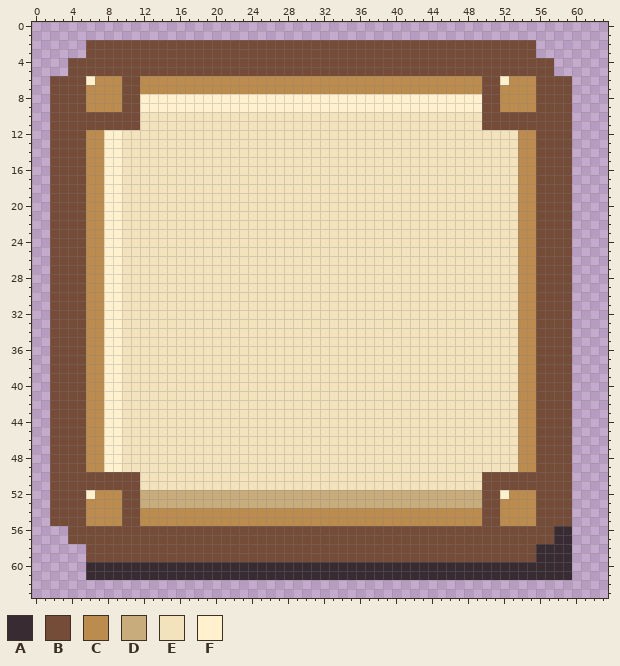
Two states of a pixel-art file, art/runtime/button.aseprite. Above: the version before the commit.
64x64 pixels, 1 frame. Colours within 5 levels of each other are drawn and written as one.
Palette (. is transparent): A #382c32  B #754c38  C #bb8c4e  D #c8ac7b  E #f2e3bc  F #fff1ce
The result:
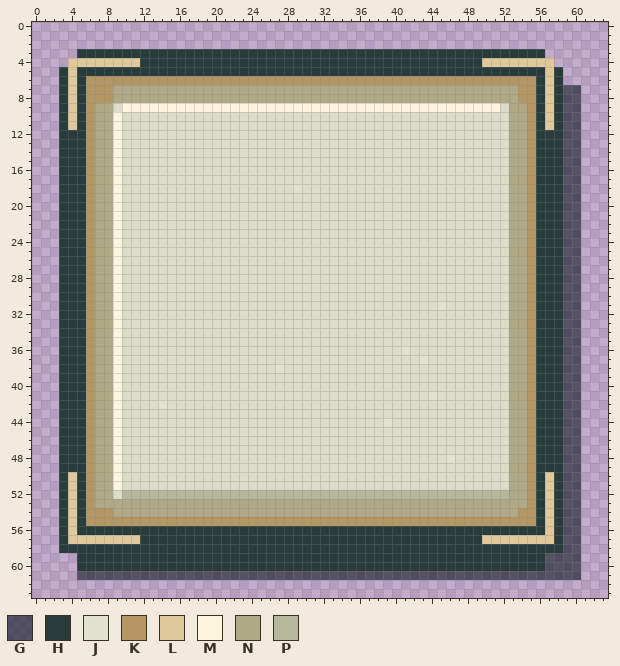
Colours new in this view: G #0d1a209b  H #283c3b  J #e2e1cf  K #b39664  L #dfc99a  M #fff5df  N #afa988  P #b7b79e
Change:
layer "Cut lacquer and cast shadow" added
layer "Brass inlay and inner bevel" added
layer "Paper fibres and lacquer pores" added
layer "Corner brasswork" added
layer "Lacquer silhouette" removed
layer "Paper and inset rim" removed
layer "Corner joinery" removed
colour E: #f2e3bc -> #dddcc8
y 2: x 6..55 BBBBBBBBBBBBBBBBBBBBBBBBBBBBBBBBBBBBBBBBBBBBBBBBBB -> ..................................................
y 3: x 5..56 .BBBBBBBBBBBBBBBBBBBBBBBBBBBBBBBBBBBBBBBBBBBBBBBBBB. -> HHHHHHHHHHHHHHHHHHHHHHHHHHHHHHHHHHHHHHHHHHHHHHHHHHHH
y 4: x 4..57 BBBBBBBBBBBBBBBBBBBBBBBBBBBBBBBBBBBBBBBBBBBBBBBBBBBBBB -> LLLLLLLLHHHHHHHHHHHHHHHHHHHHHHHHHHHHHHHHHHHHHHLLLLLLLL
y 5: x 3..58 .BBBBBBBBBBBBBBBBBBBBBBBBBBBBBBBBBBBBBBBBBBBBBBBBBBBBBB. -> HLHHHHHHHHHHHHHHHHHHHHHHHHHHHHHHHHHHHHHHHHHHHHHHHHHHHHLH
y 6: x 2..59 BBBBFCCCBBCCCCCCCCCCCCCCCCCCCCCCCCCCCCCCCCCCCCCCBBFCCCBBBB -> .HLHKKKKKKKKKKKKKKKKKKKKKKKKKKKKKKKKKKKKKKKKKKKKKKKKKKHLH.
y 7: x 2..60 BBBBCCCCBBCCCCCCCCCCCCCCCCCCCCCCCCCCCCCCCCCCCCCCBBCCCCBBBB. -> .HLHKKKNNNNNNNNNNNNNNNNNNNNNNNNNNNNNNNNNNNNNNNNNNNNNKKHLHGG
y 8: x 2..60 BBBBCCCCBBFFFFFFFFFFFFFFFFFFFFFFFFFFFFFFFFFFFFFFBBCCCCBBBB. -> .HLHKKKNNNNNNNNNNNNNNNNNNNNNNNNNNNNNNNNNNNNNNNNNNNNNKKHLHGG
y 9: x 2..60 BBBBCCCCBBFFFFFFFFFFFFFFFFFFFFFFFFFFFFFFFFFFFFFFBBCCCCBBBB. -> .HLHKNNEMMMMMMMMMMMMMMMMMMMMMMMMMMMMMMMMMMMMMMMMMMENNKHLHGG
y 10..11: x 2..11 BBBBBBBBBB -> .HLHKNNMEE; x 50..60 BBBBBBBBBB. -> EEENNKHLHGG
y 12..17: x 2..9 BBBBCCFF -> .HHHKNNM; x 53..60 ECCBBBB. -> NNKHHHGG
y 18: x 2..9 BBBBCCFF -> .HHHKNNM; x 29 E -> J; x 53..60 ECCBBBB. -> NNKHHHGG
y 19..30: x 2..9 BBBBCCFF -> .HHHKNNM; x 53..60 ECCBBBB. -> NNKHHHGG
y 31: x 2..9 BBBBCCFF -> .HHHKNNM; x 45 E -> J; x 53..60 ECCBBBB. -> NNKHHHGG
y 32..35: x 2..9 BBBBCCFF -> .HHHKNNM; x 53..60 ECCBBBB. -> NNKHHHGG
y 36: x 2..9 BBBBCCFF -> .HHHKNNM; x 41 E -> J; x 53..60 ECCBBBB. -> NNKHHHGG
y 37: x 2..9 BBBBCCFF -> .HHHKNNM; x 43 E -> J; x 53..60 ECCBBBB. -> NNKHHHGG
y 38: x 2..9 BBBBCCFF -> .HHHKNNM; x 27 E -> J; x 53..60 ECCBBBB. -> NNKHHHGG
y 39..40: x 2..9 BBBBCCFF -> .HHHKNNM; x 53..60 ECCBBBB. -> NNKHHHGG
y 41: x 2..9 BBBBCCFF -> .HHHKNNM; x 44 E -> J; x 53..60 ECCBBBB. -> NNKHHHGG
y 42: x 2..9 BBBBCCFF -> .HHHKNNM; x 14 E -> J; x 53..60 ECCBBBB. -> NNKHHHGG
y 43: x 2..9 BBBBCCFF -> .HHHKNNM; x 53..60 ECCBBBB. -> NNKHHHGG
y 44: x 2..9 BBBBCCFF -> .HHHKNNM; x 39 E -> J; x 53..60 ECCBBBB. -> NNKHHHGG
y 45..47: x 2..9 BBBBCCFF -> .HHHKNNM; x 53..60 ECCBBBB. -> NNKHHHGG
y 48: x 2..9 BBBBCCFF -> .HHHKNNM; x 46 E -> J; x 53..60 ECCBBBB. -> NNKHHHGG
y 49: x 2..9 BBBBCCFF -> .HHHKNNM; x 53..60 ECCBBBB. -> NNKHHHGG
y 50..51: x 2..11 BBBBBBBBBB -> .HLHKNNMEE; x 50..60 BBBBBBBBBB. -> EEENNKHLHGG
y 52: x 2..60 BBBBFCCCBBDDDDDDDDDDDDDDDDDDDDDDDDDDDDDDDDDDDDDDBBFCCCBBBB. -> .HLHKNNEPPPPPPPPPPPPPPPPPPPPPPPPPPPPPPPPPPPPPPPPPPPNNKHLHGG
y 53: x 2..60 BBBBCCCCBBDDDDDDDDDDDDDDDDDDDDDDDDDDDDDDDDDDDDDDBBCCCCBBBB. -> .HLHKNNNNNNNNNNNNNNNNNNNNNNNNNNNNNNNNNNNNNNNNNNNNNNNNKHLHGG
y 54: x 2..60 BBBBCCCCBBCCCCCCCCCCCCCCCCCCCCCCCCCCCCCCCCCCCCCCBBCCCCBBBB. -> .HLHKKKNNNNNNNNNNNNNNNNNNNNNNNNNNNNNNNNNNNNNNNNNNNNNKKHLHGG
y 55: x 2..60 BBBBCCCCBBCCCCCCCCCCCCCCCCCCCCCCCCCCCCCCCCCCCCCCBBCCCCBBBB. -> .HLHKKKKKKKKKKKKKKKKKKKKKKKKKKKKKKKKKKKKKKKKKKKKKKKKKKHLHGG
y 56: x 3..60 .BBBBBBBBBBBBBBBBBBBBBBBBBBBBBBBBBBBBBBBBBBBBBBBBBBBBBBAA. -> HLHHHHHHHHHHHHHHHHHHHHHHHHHHHHHHHHHHHHHHHHHHHHHHHHHHHHLHGG
y 57: x 3..60 .BBBBBBBBBBBBBBBBBBBBBBBBBBBBBBBBBBBBBBBBBBBBBBBBBBBBBBAA. -> HLLLLLLLLHHHHHHHHHHHHHHHHHHHHHHHHHHHHHHHHHHHHHHLLLLLLLLHGG
y 58: x 3..60 ...BBBBBBBBBBBBBBBBBBBBBBBBBBBBBBBBBBBBBBBBBBBBBBBBBBAAAA. -> HHHHHHHHHHHHHHHHHHHHHHHHHHHHHHHHHHHHHHHHHHHHHHHHHHHHHHHHGG
y 59: x 5..60 .BBBBBBBBBBBBBBBBBBBBBBBBBBBBBBBBBBBBBBBBBBBBBBBBBBAAAA. -> HHHHHHHHHHHHHHHHHHHHHHHHHHHHHHHHHHHHHHHHHHHHHHHHHHHHGGGG
y 60: x 5..60 .AAAAAAAAAAAAAAAAAAAAAAAAAAAAAAAAAAAAAAAAAAAAAAAAAAAAAA. -> HHHHHHHHHHHHHHHHHHHHHHHHHHHHHHHHHHHHHHHHHHHHHHHHHHHHGGGG
y 61: x 5..60 .AAAAAAAAAAAAAAAAAAAAAAAAAAAAAAAAAAAAAAAAAAAAAAAAAAAAAA. -> GGGGGGGGGGGGGGGGGGGGGGGGGGGGGGGGGGGGGGGGGGGGGGGGGGGGGGGG
Where, in picture pixels (left, top, right, bottom), the same in both pictures:
changed: (50, 40, 581, 580)
